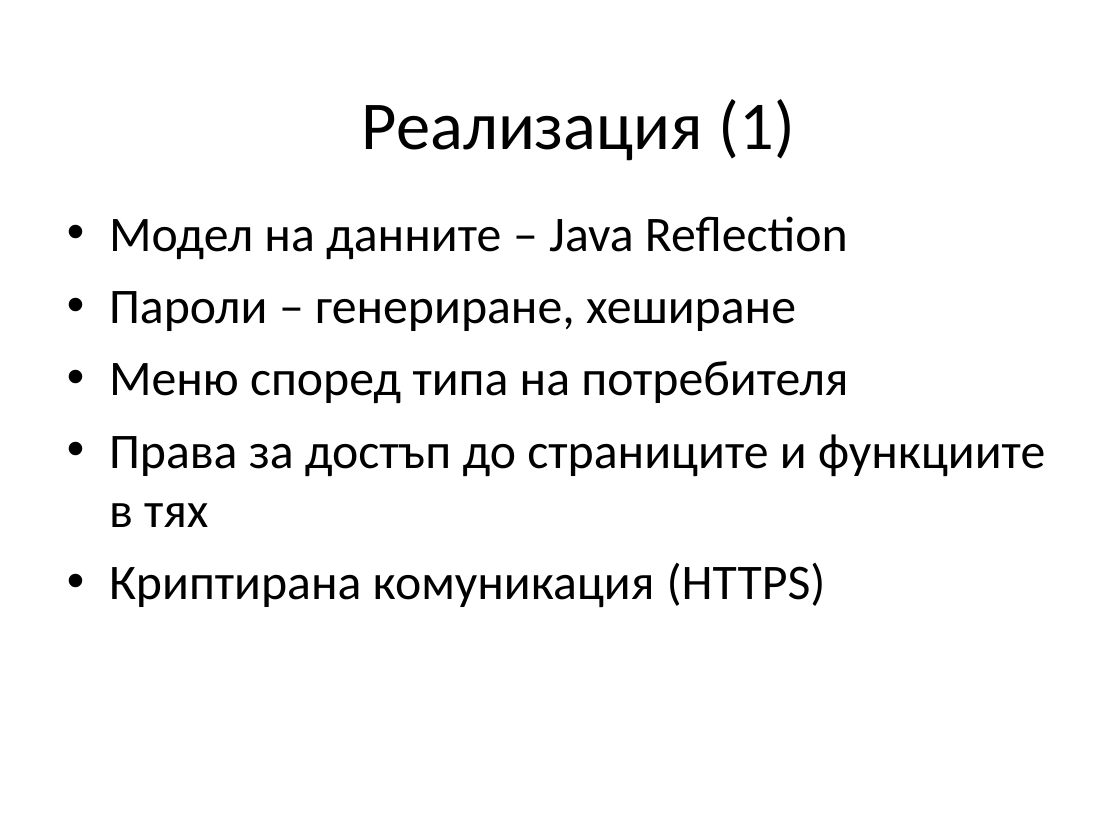
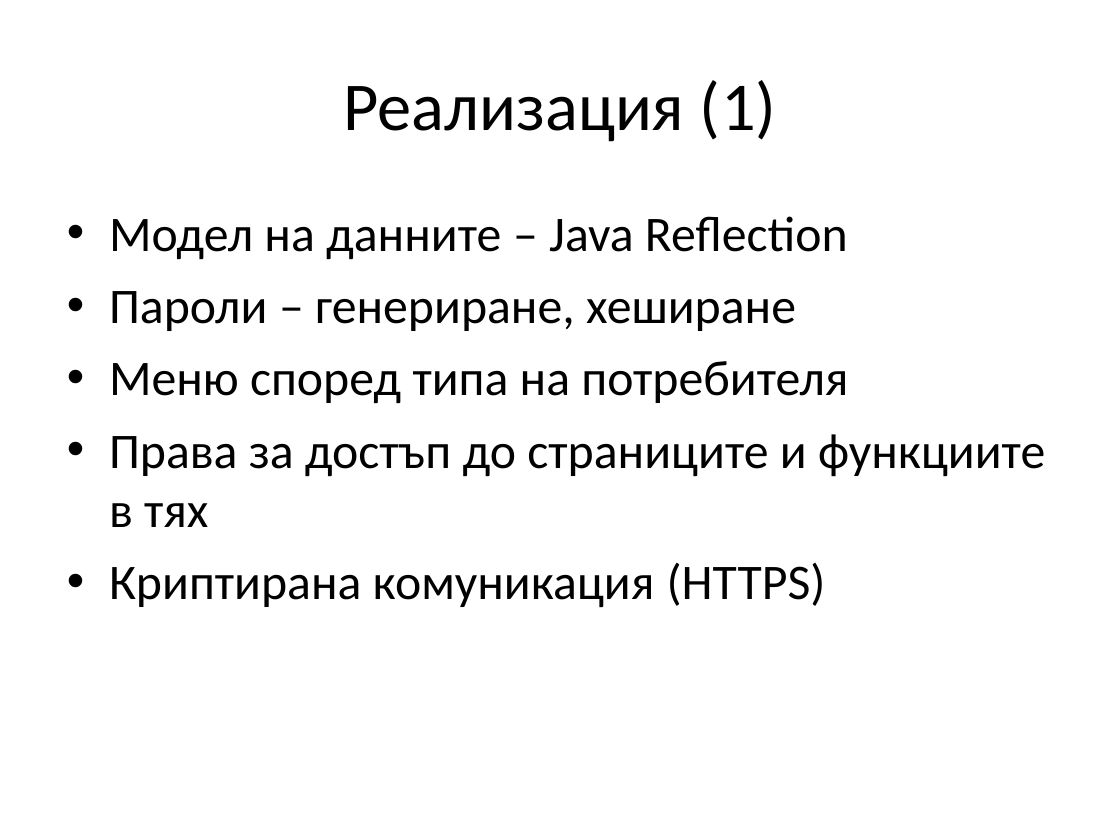
Before and after one commit to jasimcse/team2-strawberry, a slide deck: slide 13 of prezentaciq/venci.ppt. Drawn at 1120x840 pixels with LibreOffice and Linux fonts; fonts in the diff are those of the drawing. Boxes give left, top, right and bottom in pixels: in the first picture for what was removed or moved away, otherwise in the second. Text is boxed around its words. In the diff, an @@ line names an element or a change of style, - is before the commit and + after.

```diff
--- a/prezentaciq/venci.ppt
+++ b/prezentaciq/venci.ppt
@@ title "Реализация (1)": place and size @@
-title "Реализация (1)" at [362, 99, 795, 161]
+title "Реализация (1)" at [343, 80, 777, 142]
```
Also in this commit, not shown: 2 other slides changed, 2 slides added, 1 slide removed.
